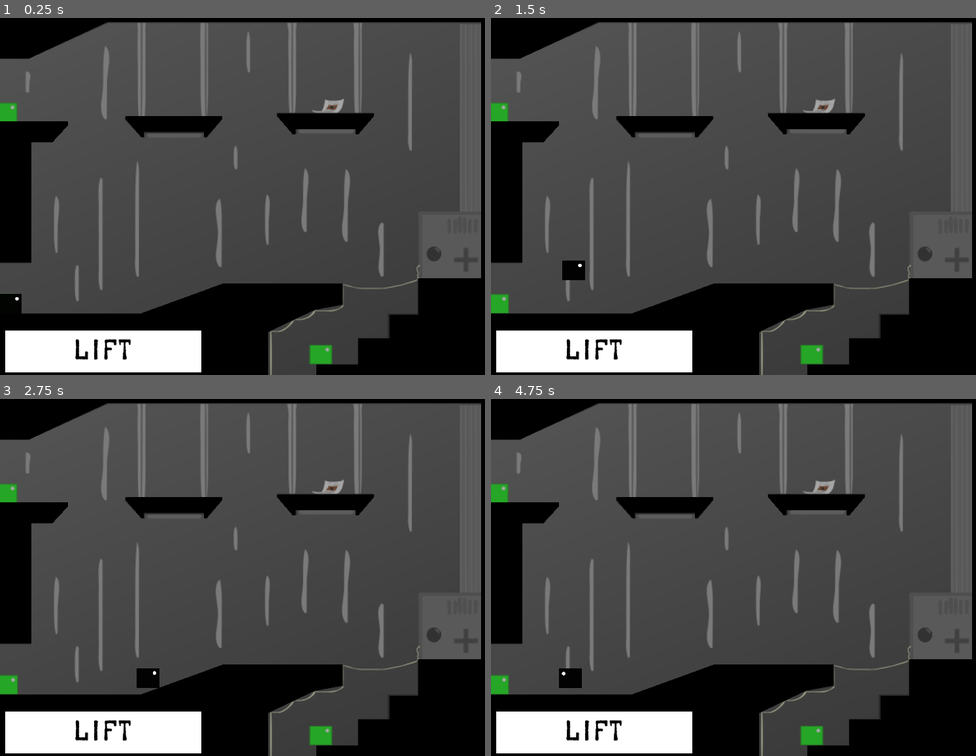
Above: before the commit, frames 1-4 (two rows, left to right).
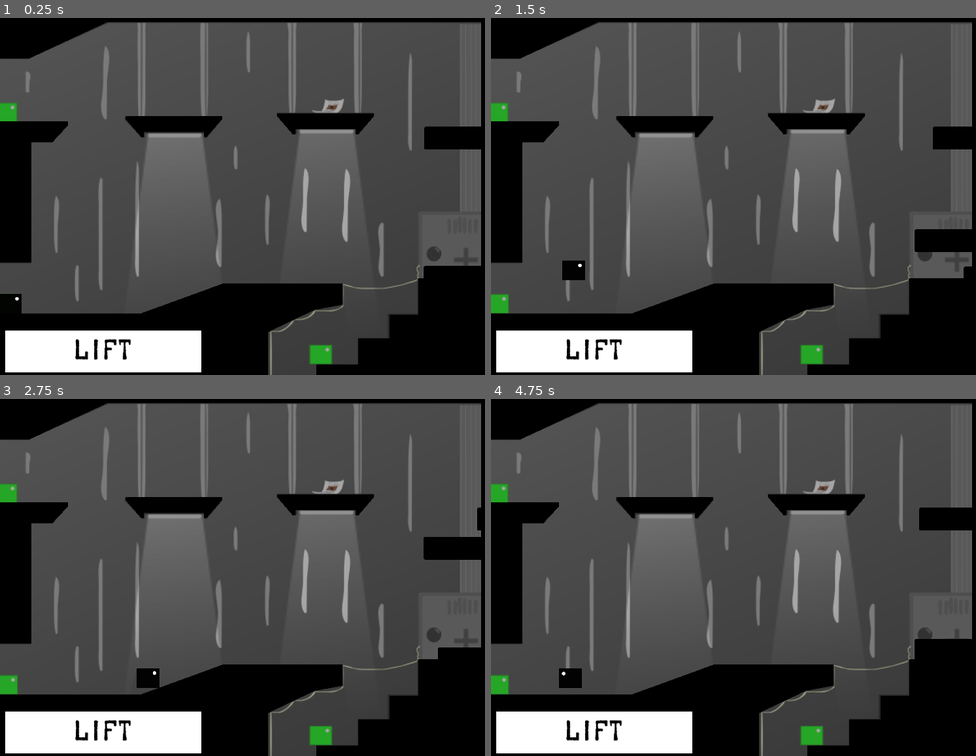
Above: after the commit, the same moments.

Repository: IntangibleMatter/PRIOR-Remake
Game: Godot game, scene res://levels/facility/lift.tscn
Same seed, same stepped clock (60 frames per second), same inputs: the game is played once before the commit and once after it. This scene is started directly instead of the project's main scene.
Inputs (mouse positions are in pixels of both pictures, inside the frame that each line leads up to):
- Up to frame 1 (0.25 s): no input
- Up to frame 2 (1.5 s): tap Enter at 0.5 s; move the mouse to (869, 160) at 0.52 s; hold Right (move_right) 0.53-1.25 s; hold Space (move_antigrav) 0.53-1.25 s; click (869, 160) at 0.67 s; tap Up (move_jump) at 0.77 s; drag from (646, 200) to (728, 257) at 1.27 s
- Up to frame 3 (2.75 s): move the mouse to (315, 473) at 2.02 s; hold Right (move_right) from 2.03 s (still down); hold Shift from 2.03 s (still down)
- Up to frame 4 (4.75 s): release Right (move_right) at 2.75 s; release Shift at 2.75 s; drag from (728, 638) to (597, 502) at 2.77 s; move the mouse to (908, 620) at 3.52 s; hold Left (move_left) 3.53-4.25 s; tap Enter at 3.6 s; tap Up (move_jump) at 3.77 s; drag from (597, 502) to (675, 463) at 4.27 s

The runs differ from the first frame. In frame 1, 5.0% of the frame differs, in the area x 27-100%, y 30-73%; in frame 2, 5.1%; in frame 3, 4.9%; in frame 4, 5.2%.

Commit message:
lift!

Diff:
--- /dev/null
+++ b/assets/graphics/tilemap/lift.svg
@@ -0,0 +1,52 @@
+<?xml version="1.0" encoding="UTF-8" standalone="no"?>
+<!-- Created with Inkscape (http://www.inkscape.org/) -->
+
+<svg
+   width="180"
+   height="70"
+   viewBox="0 0 180 70"
+   version="1.1"
+   id="svg5"
+   inkscape:version="1.2.2 (b0a8486541, 2022-12-01)"
+   sodipodi:docname="lift.svg"
+   xmlns:inkscape="http://www.inkscape.org/namespaces/inkscape"
+   xmlns:sodipodi="http://sodipodi.sourceforge.net/DTD/sodipodi-0.dtd"
+   xmlns="http://www.w3.org/2000/svg"
+   xmlns:svg="http://www.w3.org/2000/svg">
+  <sodipodi:namedview
+     id="namedview7"
+     pagecolor="#505050"
+     bordercolor="#eeeeee"
+     borderopacity="1"
+     inkscape:showpageshadow="0"
+     inkscape:pageopacity="0"
+     inkscape:pagecheckerboard="0"
+     inkscape:deskcolor="#505050"
+     inkscape:document-units="px"
+     showgrid="true"
+     inkscape:zoom="5.7555242"
+     inkscape:cx="78.185754"
+     inkscape:cy="38.919131"
+     inkscape:window-width="1920"
+     inkscape:window-height="1025"
+     inkscape:window-x="0"
+     inkscape:window-y="25"
+     inkscape:window-maximized="1"
+     inkscape:current-layer="layer1">
+    <inkscape:grid
+       type="xygrid"
+       id="grid842"
+       empspacing="10" />
+  </sodipodi:namedview>
+  <defs
+     id="defs2" />
+  <g
+     inkscape:label="Layer 1"
+     inkscape:groupmode="layer"
+     id="layer1">
+    <path
+       style="fill:#000000;fill-opacity:1;stroke:#000000;stroke-width:9.08959;stroke-linecap:round;stroke-linejoin:round;stroke-dasharray:none"
+       d="M 175.4552,4.5447996 V 65.455205 H 4.5447996 V 4.5447996 H 175.4552"
+       id="path844" />
+  </g>
+</svg>
--- a/levels/facility/lift.tscn
+++ b/levels/facility/lift.tscn
@@ -11,8 +11,9 @@
 [ext_resource type="Script" path="res://scripts/value_set_from_save.gd" id="9_qhddk"]
 [ext_resource type="PackedScene" uid="uid://d0uvac1yihbnu" path="res://obj/components/spawn.tscn" id="10_4fpyn"]
 [ext_resource type="PackedScene" uid="uid://c2bdvyo3foyww" path="res://obj/components/exit.tscn" id="11_c1q3e"]
-
-[sub_resource type="Resource" id="Resource_e8ysg"]
+[ext_resource type="PackedScene" uid="uid://dai2gr7sh2ek5" path="res://obj/obj/lift.tscn" id="12_ft7em"]
+
+[sub_resource type="Resource" id="Resource_n655n"]
 script = ExtResource("4_ptsaw")
 texture_idx = -8
 flip = false
@@ -942,6 +943,9 @@
 [node name="LightOccluder2D" type="LightOccluder2D" parent="Env/Geometry/Rightplatform" index="2"]
 occluder = SubResource("OccluderPolygon2D_kvg1s")
 
+[node name="lift" parent="Env/Geometry" index="3" instance=ExtResource("12_ft7em")]
+position = Vector2(1472, 904)
+
 [node name="PointLight2D" type="PointLight2D" parent="Env/Decoration" index="0"]
 position = Vector2(536, 457)
 enabled = false
@@ -982,13 +986,11 @@
 [node name="Exit" parent="Exits" index="0"]
 position = Vector2(-48, 936)
 shape = SubResource("RectangleShape2D_w5ll0")
-scene = "isolation"
 spawn = 3
 
 [node name="Exit2" parent="Exits" index="1" instance=ExtResource("11_c1q3e")]
 position = Vector2(-64, 328)
 shape = SubResource("RectangleShape2D_hnml8")
-scene = "isolation"
 spawn = 2
 
 [node name="Exit3" parent="Exits" index="2" instance=ExtResource("11_c1q3e")]
--- a/levels/facility/pitfall.tscn
+++ b/levels/facility/pitfall.tscn
@@ -745,6 +745,7 @@
 rotation = -3.14159
 width = 140.0
 length = 172.0
+open_delay = null
 flag = "pitfall_door"
 
 [node name="main" type="StaticBody2D" parent="Env/Geometry" index="1"]
--- a/levels/facility/research.tscn
+++ b/levels/facility/research.tscn
@@ -957,12 +957,14 @@
 rotation = -1.5708
 width = 76.0
 length = 98.0
+open_delay = null
 
 [node name="Door2" parent="Env" index="2" instance=ExtResource("8_3oylb")]
 position = Vector2(832, 310)
 rotation = 1.5708
 width = 76.0
 length = 98.0
+open_delay = null
 
 [node name="Spawn" parent="Spawns" index="0"]
 position = Vector2(24, 512)
--- a/levels/facility/world.tscn
+++ b/levels/facility/world.tscn
@@ -670,12 +670,14 @@
 rotation = 3.14159
 width = 76.0
 length = 148.0
+open_delay = null
 flag = "world_door"
 
 [node name="Door2" parent="Env/Geometry" index="1" instance=ExtResource("3_egd1r")]
 position = Vector2(1030, 452)
 width = 76.0
 length = 148.0
+open_delay = null
 flag = "world_door"
 
 [node name="StaticBody2D" type="StaticBody2D" parent="Env/Geometry" index="2"]
--- a/obj/obj/door.gd
+++ b/obj/obj/door.gd
@@ -17,6 +17,7 @@
 
 
 @export var open_speed : float = 3.0
+@export var open_delay : float = 0.0
 
 @export var flag : String = "electricity"
 
@@ -64,6 +65,7 @@
 
 
 func open() -> void:
+	await get_tree().create_timer(open_delay).timeout
 	var tween := get_tree().create_tween().set_parallel(true).set_ease(Tween.EASE_IN_OUT).set_trans(Tween.TRANS_QUAD)
 	tween.tween_property(self, "drawn_rect:size:y", 0, open_speed)
 	tween.tween_method(refresh_polygons, 0, 1, open_speed)
--- a/obj/obj/door.tscn
+++ b/obj/obj/door.tscn
@@ -12,6 +12,7 @@
 
 [node name="Door" type="AnimatableBody2D"]
 script = ExtResource("1_8gr8w")
+open_delay = null
 
 [node name="CollisionPolygon2D" type="CollisionPolygon2D" parent="."]
 
--- /dev/null
+++ b/obj/obj/lift.gd
@@ -0,0 +1,5 @@
+extends Node2D
+
+func _ready() -> void:
+	if not Save.data.electricity:
+		self.queue_free()
--- /dev/null
+++ b/obj/obj/lift.tscn
@@ -0,0 +1,167 @@
+[gd_scene load_steps=7 format=3 uid="uid://dai2gr7sh2ek5"]
+
+[ext_resource type="Script" path="res://obj/obj/lift.gd" id="1_f232d"]
+[ext_resource type="Texture2D" uid="uid://c3uvdgf5vtw3x" path="res://assets/graphics/tilemap/lift.svg" id="2_7x6be"]
+
+[sub_resource type="RectangleShape2D" id="RectangleShape2D_k4me2"]
+size = Vector2(180, 70)
+
+[sub_resource type="Animation" id="Animation_brm1y"]
+length = 0.001
+tracks/0/type = "value"
+tracks/0/imported = false
+tracks/0/enabled = true
+tracks/0/path = NodePath("platform:position")
+tracks/0/interp = 1
+tracks/0/loop_wrap = true
+tracks/0/keys = {
+"times": PackedFloat32Array(0),
+"transitions": PackedFloat32Array(1),
+"update": 0,
+"values": [Vector2(-85, 0)]
+}
+tracks/1/type = "value"
+tracks/1/imported = false
+tracks/1/enabled = true
+tracks/1/path = NodePath("platform2:position")
+tracks/1/interp = 1
+tracks/1/loop_wrap = true
+tracks/1/keys = {
+"times": PackedFloat32Array(0),
+"transitions": PackedFloat32Array(1),
+"update": 0,
+"values": [Vector2(120, 0)]
+}
+tracks/2/type = "value"
+tracks/2/imported = false
+tracks/2/enabled = true
+tracks/2/path = NodePath("platform3:position")
+tracks/2/interp = 1
+tracks/2/loop_wrap = true
+tracks/2/keys = {
+"times": PackedFloat32Array(0),
+"transitions": PackedFloat32Array(1),
+"update": 0,
+"values": [Vector2(-85, -428)]
+}
+tracks/3/type = "value"
+tracks/3/imported = false
+tracks/3/enabled = true
+tracks/3/path = NodePath("platform4:position")
+tracks/3/interp = 1
+tracks/3/loop_wrap = true
+tracks/3/keys = {
+"times": PackedFloat32Array(0),
+"transitions": PackedFloat32Array(1),
+"update": 0,
+"values": [Vector2(120, -428)]
+}
+
+[sub_resource type="Animation" id="Animation_h7w5k"]
+resource_name = "lift"
+length = 16.0
+loop_mode = 1
+step = 1.0
+tracks/0/type = "value"
+tracks/0/imported = false
+tracks/0/enabled = true
+tracks/0/path = NodePath("platform:position")
+tracks/0/interp = 1
+tracks/0/loop_wrap = true
+tracks/0/keys = {
+"times": PackedFloat32Array(0, 4, 8, 12),
+"transitions": PackedFloat32Array(-2, -2, -2, -2),
+"update": 0,
+"values": [Vector2(-85, 0), Vector2(-85, -428), Vector2(120, -428), Vector2(120, 0)]
+}
+tracks/1/type = "value"
+tracks/1/imported = false
+tracks/1/enabled = true
+tracks/1/path = NodePath("platform2:position")
+tracks/1/interp = 1
+tracks/1/loop_wrap = true
+tracks/1/keys = {
+"times": PackedFloat32Array(0, 4, 8, 12),
+"transitions": PackedFloat32Array(-2, -2, -2, -2),
+"update": 0,
+"values": [Vector2(120, 0), Vector2(-85, 0), Vector2(-85, -428), Vector2(120, -428)]
+}
+tracks/2/type = "value"
+tracks/2/imported = false
+tracks/2/enabled = true
+tracks/2/path = NodePath("platform3:position")
+tracks/2/interp = 1
+tracks/2/loop_wrap = true
+tracks/2/keys = {
+"times": PackedFloat32Array(0, 4, 8, 12),
+"transitions": PackedFloat32Array(-2, -2, -2, -2),
+"update": 0,
+"values": [Vector2(-85, -428), Vector2(120, -428), Vector2(120, 0), Vector2(-85, 0)]
+}
+tracks/3/type = "value"
+tracks/3/imported = false
+tracks/3/enabled = true
+tracks/3/path = NodePath("platform4:position")
+tracks/3/interp = 1
+tracks/3/loop_wrap = true
+tracks/3/keys = {
+"times": PackedFloat32Array(0, 4, 8, 12),
+"transitions": PackedFloat32Array(-2, -2, -2, -2),
+"update": 0,
+"values": [Vector2(120, -428), Vector2(120, 0), Vector2(-85, 0), Vector2(-85, -428)]
+}
+
+[sub_resource type="AnimationLibrary" id="AnimationLibrary_p2qku"]
+_data = {
+"RESET": SubResource("Animation_brm1y"),
+"lift": SubResource("Animation_h7w5k")
+}
+
+[node name="lift" type="Node2D"]
+script = ExtResource("1_f232d")
+
+[node name="platform" type="AnimatableBody2D" parent="."]
+position = Vector2(-90, 0)
+collision_mask = 0
+
+[node name="Sprite2D" type="Sprite2D" parent="platform"]
+texture = ExtResource("2_7x6be")
+
+[node name="CollisionShape2D" type="CollisionShape2D" parent="platform"]
+shape = SubResource("RectangleShape2D_k4me2")
+
+[node name="platform2" type="AnimatableBody2D" parent="."]
+position = Vector2(120, 0)
+collision_mask = 0
+
+[node name="Sprite2D" type="Sprite2D" parent="platform2"]
+texture = ExtResource("2_7x6be")
+
+[node name="CollisionShape2D" type="CollisionShape2D" parent="platform2"]
+shape = SubResource("RectangleShape2D_k4me2")
+
+[node name="platform3" type="AnimatableBody2D" parent="."]
+position = Vector2(-90, -428)
+collision_mask = 0
+
+[node name="Sprite2D" type="Sprite2D" parent="platform3"]
+texture = ExtResource("2_7x6be")
+
+[node name="CollisionShape2D" type="CollisionShape2D" parent="platform3"]
+shape = SubResource("RectangleShape2D_k4me2")
+
+[node name="platform4" type="AnimatableBody2D" parent="."]
+position = Vector2(120, -428)
+collision_mask = 0
+
+[node name="Sprite2D" type="Sprite2D" parent="platform4"]
+texture = ExtResource("2_7x6be")
+
+[node name="CollisionShape2D" type="CollisionShape2D" parent="platform4"]
+shape = SubResource("RectangleShape2D_k4me2")
+
+[node name="AnimationPlayer" type="AnimationPlayer" parent="."]
+autoplay = "lift"
+libraries = {
+"": SubResource("AnimationLibrary_p2qku")
+}
--- a/obj/player/player.tscn
+++ b/obj/player/player.tscn
@@ -9,9 +9,6 @@
 
 [sub_resource type="RectangleShape2D" id="RectangleShape2D_3x1m2"]
 size = Vector2(60, 70)
-
-[sub_resource type="CircleShape2D" id="CircleShape2D_vycf5"]
-radius = 1.0
 
 [sub_resource type="Animation" id="Animation_dic3i"]
 length = 0.001
@@ -52,7 +49,8 @@
 }
 
 [node name="player" type="CharacterBody2D" groups=["player"]]
-floor_snap_length = 3.0
+floor_snap_length = 6.0
+platform_on_leave = 2
 safe_margin = 0.2
 script = ExtResource("1_n8kvi")
 
@@ -74,16 +72,6 @@
 rotation = 1.5708
 shape = SubResource("RectangleShape2D_3x1m2")
 
-[node name="CollisionShape2D2" type="CollisionShape2D" parent="."]
-position = Vector2(-35, -1)
-shape = SubResource("CircleShape2D_vycf5")
-disabled = true
-
-[node name="CollisionShape2D3" type="CollisionShape2D" parent="."]
-position = Vector2(35, -1)
-shape = SubResource("CircleShape2D_vycf5")
-disabled = true
-
 [node name="AnimationPlayer" type="AnimationPlayer" parent="."]
 autoplay = "RESET"
 libraries = {
--- a/scripts/save.gd
+++ b/scripts/save.gd
@@ -5,7 +5,7 @@
 var data : Dictionary = {
 	"room": "isolation",
 	"spawn": 0,
-	"electricity": false,
+	"electricity": true,
 	"double": true,
 	"antigrav": false,
 	"world_door": false,
Not shown, added: assets/graphics/tilemap/lift.svg.import
Not shown: 55 places in levels/facility/ascent.tscn that only renumber resources
Not shown: 73 places in levels/facility/diverge.tscn that only renumber resources
Not shown: 62 places in levels/facility/lift.tscn that only renumber resources
Not shown: 51 places in levels/facility/pitfall.tscn that only renumber resources
Not shown: 64 places in levels/facility/research.tscn that only renumber resources
Not shown: 79 places in levels/facility/thechute.tscn that only renumber resources
Not shown: 45 places in levels/facility/world.tscn that only renumber resources
Not shown: 1 places in obj/player/player.tscn that only renumber resources
